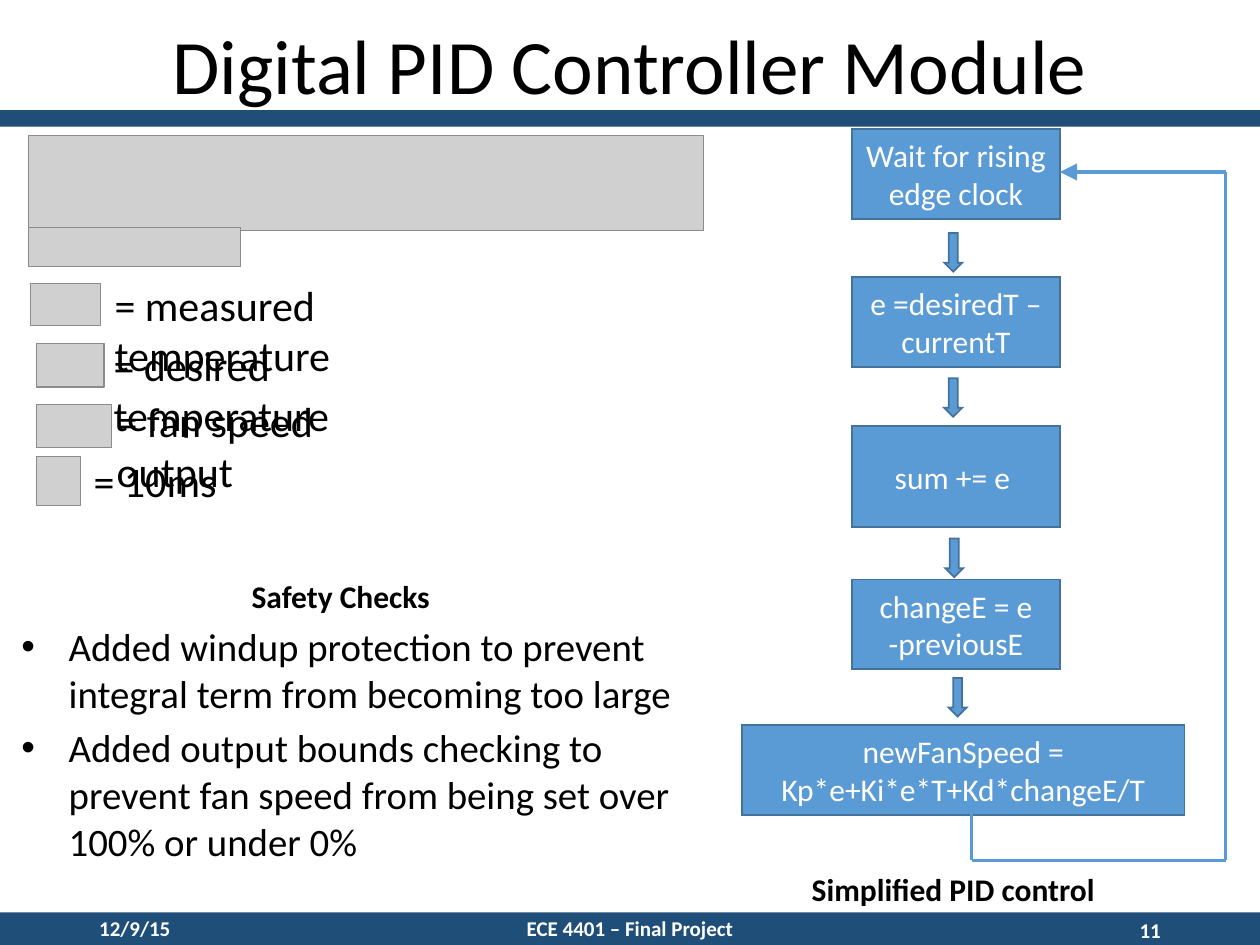
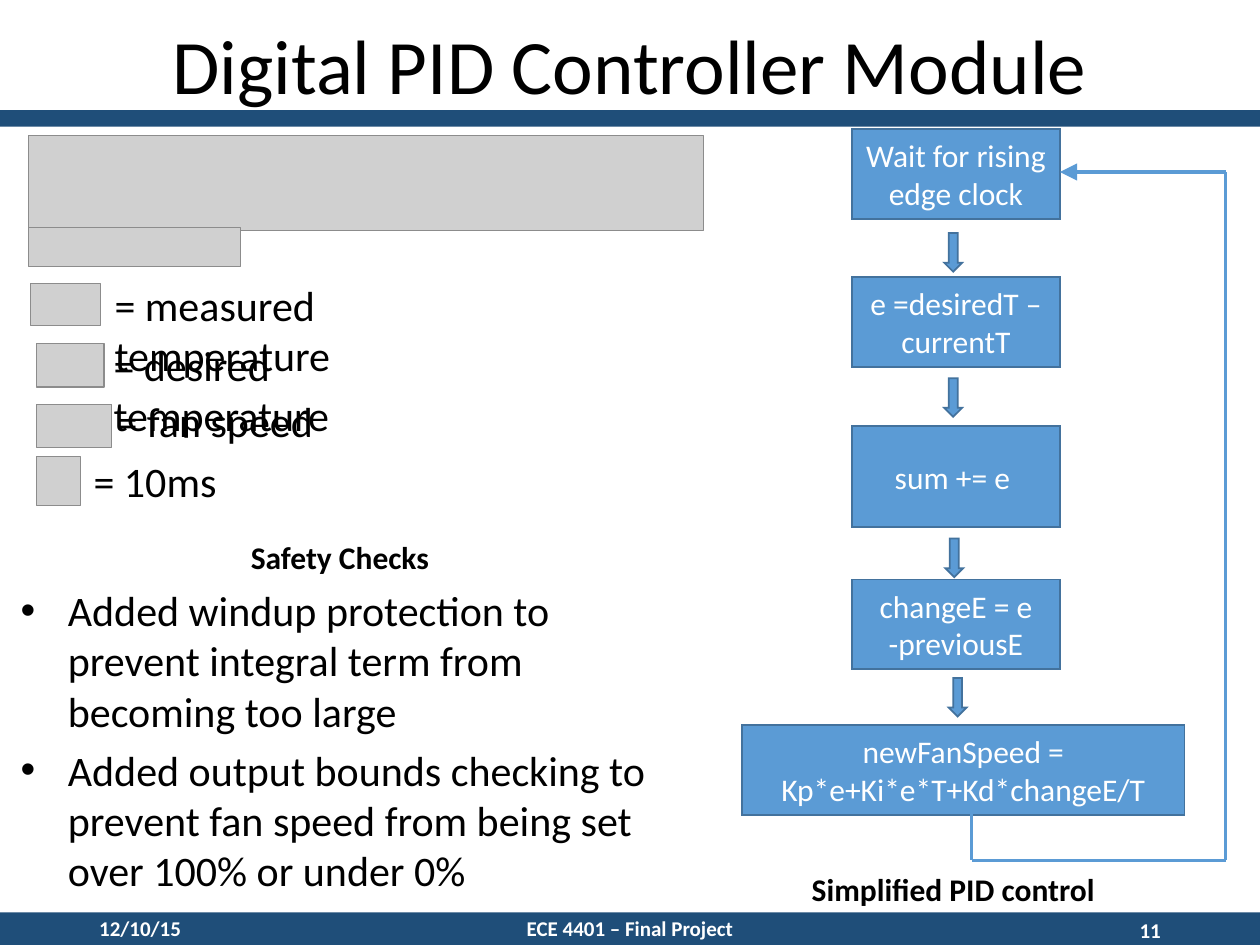
Before and after one commit to paquettedavid/FPGATemperaturePIDController, a slide deck: slide 11 of Documentation/DesignPresentation.pptx. Drawn at 1260x945 pixels with LibreOffice and Linux fonts; fonts in the diff are those of the drawing; grey boxes stand for pictures. Boxes give left, top, right and bottom in pixels: in the first picture for what was removed or moved away, otherwise in the second. Text is boxed around its words. In the diff, an @@ line names an element or a change of style, - is before the commit and + after.

```diff
--- a/Documentation/DesignPresentation.pptx
+++ b/Documentation/DesignPresentation.pptx
@@ text at <box>147,404,313,444</box>: text changed @@
-= fan speed output
+= fan speed
@@ text "Safety Checks": place and size @@
-text "Safety Checks" at <box>252,586,430,613</box>
+text "Safety Checks" at <box>251,547,429,574</box>
@@ text "Added windup protection to prevent ...": place and size @@
-text "Added windup protection to prevent ..." at <box>69,634,671,857</box>
+text "Added windup protection to prevent ..." at <box>68,596,645,887</box>
@@ text "Added windup protection to prevent ..." at <box>68,596,645,887</box>: size 22.2 to 24 pt @@
@@ text at <box>99,921,181,937</box>: text changed @@
-12/9/15
+12/10/15
```
Also in this commit, not shown: 14 other slides changed, 4 other files.
